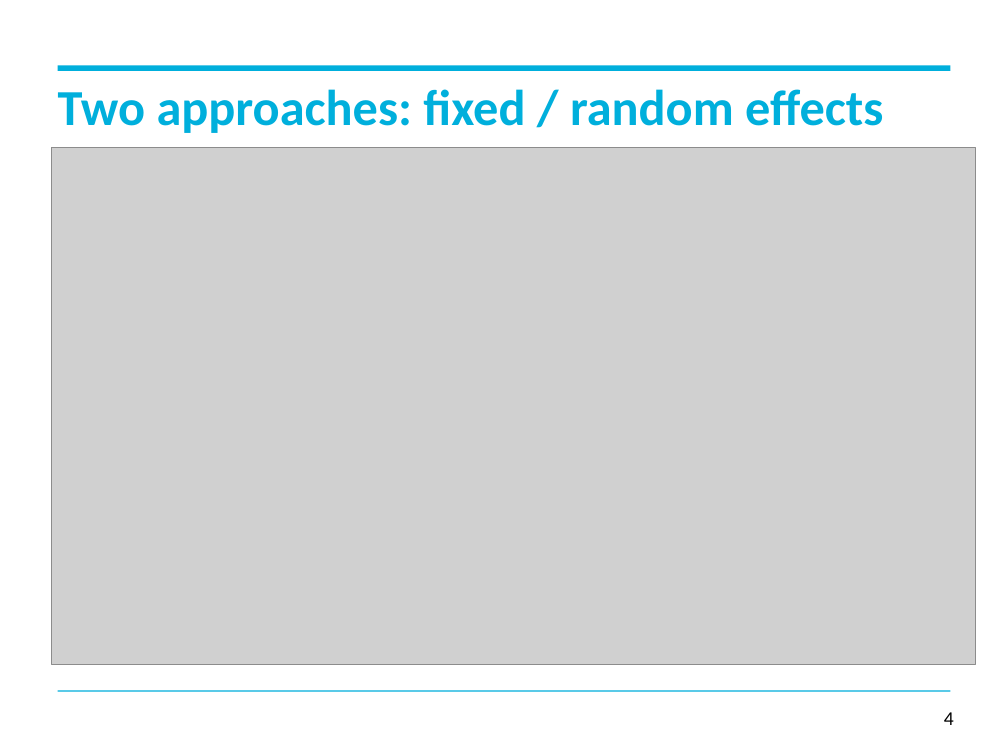
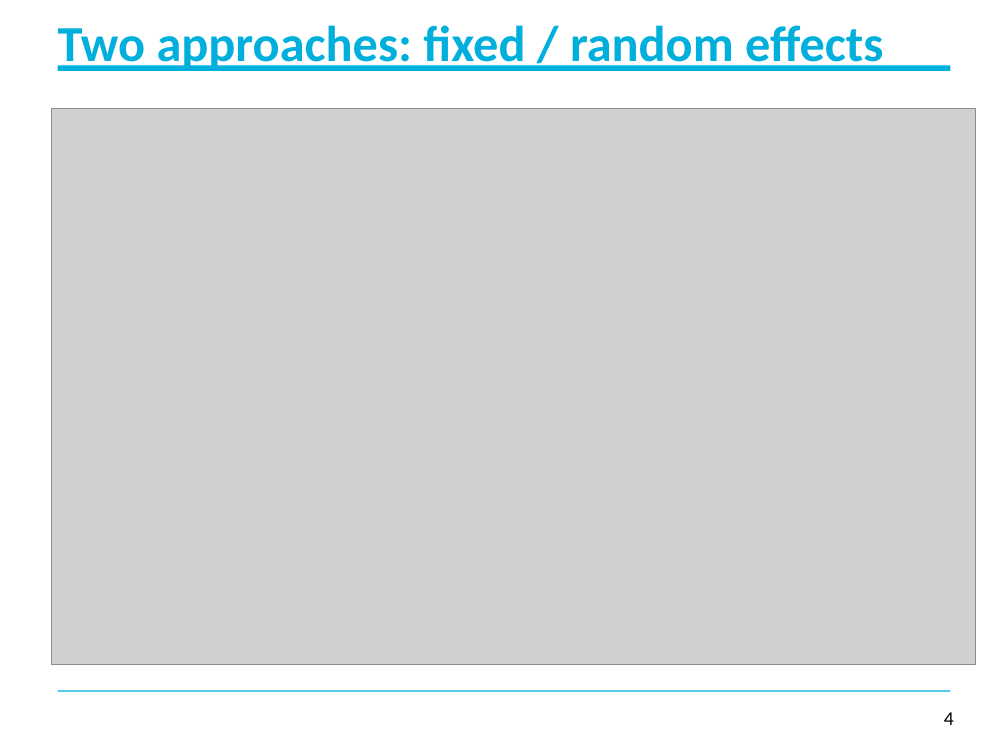
Before and after one commit to Fideborios/meta-analysis, a slide deck: slide 4 of Meta-reg_SA_Heterogeneity.pptx. Drawn at 1008x756 pixels with LibreOffice and Linux fonts; fonts in the diff are those of the drawing; grey boxes stand for pictures; background and template pictures are left out. Boxes give left, top, right and bottom in pixels: in the first picture for what was removed or moved away, otherwise in the second. Text is boxed around its words. In the diff, an @@ line names an element or a change of style, - is before the commit and + after.

```diff
--- a/Meta-reg_SA_Heterogeneity.pptx
+++ b/Meta-reg_SA_Heterogeneity.pptx
@@ title "Two approaches: fixed / random ...": place and size @@
-title "Two approaches: fixed / random ..." at bbox=[58, 89, 883, 133]
+title "Two approaches: fixed / random ..." at bbox=[58, 25, 883, 71]
@@ picture: place and size @@
-picture at bbox=[51, 148, 975, 664]
+picture at bbox=[51, 108, 975, 664]
```
Also in this commit, not shown: 19 other slides changed, 1 slide removed, 13 other files.
